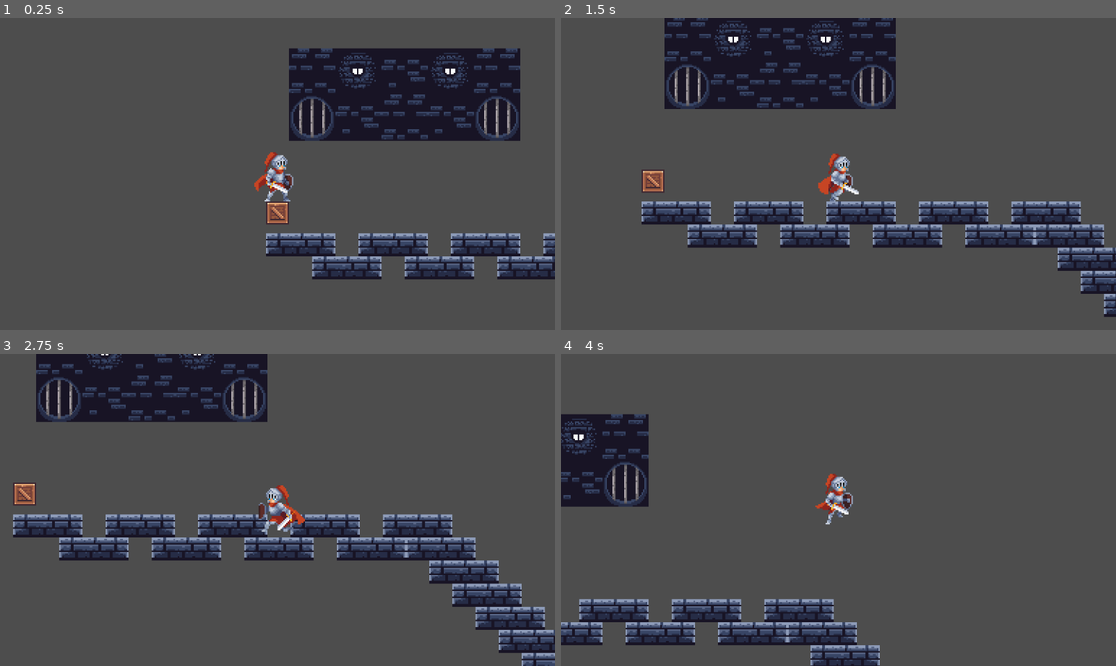
Above: before the commit, frames 1-4 (two rows, left to right).
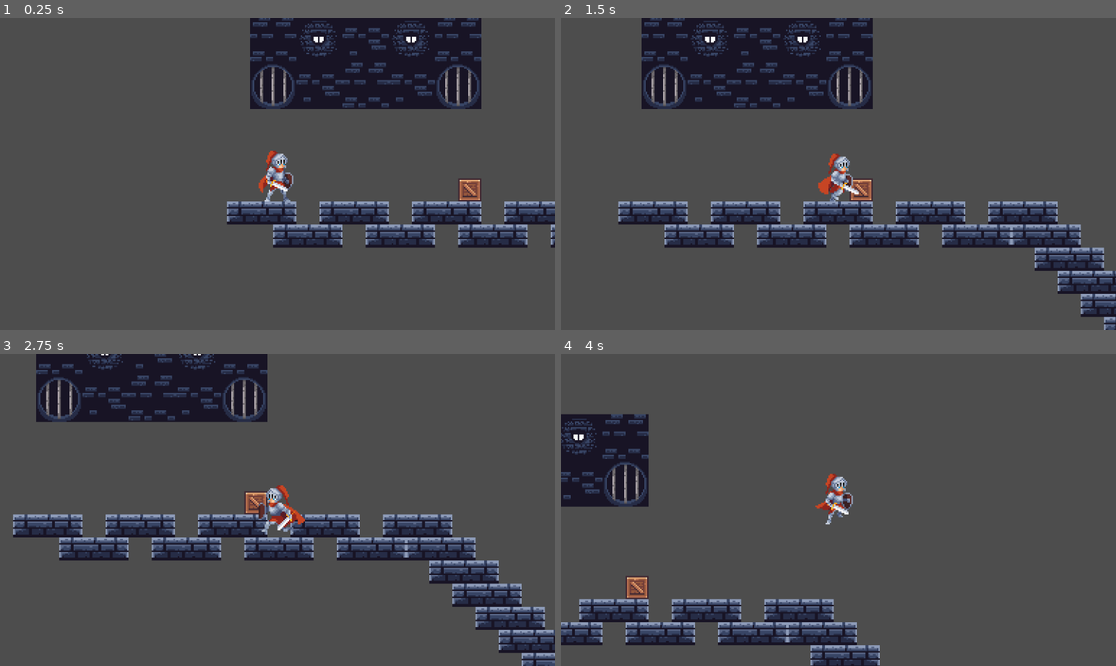
Above: after the commit, the same moments.

Repository: Kitchen-Warrior/Proyecto-MUR
Game: Godot game, scene res://src/scenes/Levels 2 A/level_99_a.tscn
Two runs of this game, one before a commit and one after it. Both use one fixed random seed, a clock stepped at 60 frames per second and the inputs below. This scene is started directly instead of the project's main scene.
Inputs:
- Up to frame 1 (0.25 s): no input
- Up to frame 2 (1.5 s): tap Enter (ui_accept) at 0.5 s; hold D (DERECHA) from 0.53 s (still down); tap Shift (dash) at 0.6, 1.35 s; tap W (JUMP) at 0.77 s
- Up to frame 3 (2.75 s): tap W (JUMP) at 1.52 s; release D (DERECHA) at 2.03 s; hold A (IZQUIERDA) from 2.03 s (still down); tap Shift (dash) at 2.1 s
- Up to frame 4 (4 s): release A (IZQUIERDA) at 2.78 s; hold D (DERECHA) from 2.78 s (still down); tap Shift (dash) at 2.85, 3.6 s; tap W (JUMP) at 3.02, 3.77 s

The runs differ from the first frame. In frame 1, 22% of the frame differs, in the area x 40-100%, y 0-84%; in frame 2, 14%; in frame 3, 0.5%; in frame 4, 0.3%.

Commit message:
probando A lv

Diff:
--- a/src/scenes/Levels 2 A/level_99_a.tscn
+++ b/src/scenes/Levels 2 A/level_99_a.tscn
@@ -1,9 +1,10 @@
-[gd_scene load_steps=11 format=4 uid="uid://he8dokw370op"]
+[gd_scene load_steps=12 format=4 uid="uid://he8dokw370op"]
 
 [ext_resource type="Texture2D" uid="uid://b60uxnuskko13" path="res://_assets/sprites/Dungeon Tile Set.png" id="1_dhrjx"]
 [ext_resource type="PackedScene" uid="uid://4hjaw44ddcfx" path="res://src/scenes/plataforms/square plataform.tscn" id="2_mxfxy"]
 [ext_resource type="Texture2D" uid="uid://cjr2go6eo7lpn" path="res://_assets/sprites/numeros-A.png" id="2_tfg8h"]
 [ext_resource type="PackedScene" uid="uid://6quo72gi5dls" path="res://src/scenes/entities/jugador_mau.tscn" id="3_tfg8h"]
+[ext_resource type="Script" uid="uid://ck4s2xq7nfaco" path="res://src/scripts/plataformas movibles laterales/spawer prueba.gd" id="4_tfg8h"]
 
 [sub_resource type="TileSetAtlasSource" id="TileSetAtlasSource_k6ecs"]
 texture = ExtResource("1_dhrjx")
@@ -338,12 +339,16 @@
 tile_map_data = PackedByteArray("AAAAAAoAAAABAAEAAAABAAoAAAACAAEAAAACAAoAAAADAAEAAAAEAAoAAAABAAEAAAAFAAoAAAACAAEAAAAGAA …(4624 unchanged characters)…
 tile_set = SubResource("TileSet_2ahyd")
 
-[node name="Node2D" parent="TileMapsLayers/MiddleGround" instance=ExtResource("2_mxfxy")]
-position = Vector2(8, 146)
+[node name="scuare" parent="TileMapsLayers/MiddleGround" instance=ExtResource("2_mxfxy")]
+position = Vector2(168, 152)
+
+[node name="spawner" type="Node2D" parent="TileMapsLayers/MiddleGround"]
+script = ExtResource("4_tfg8h")
+offset_inicial = 600.075
 
 [node name="Frame" type="TileMapLayer" parent="TileMapsLayers"]
 
 [node name="TileMapLayer" type="TileMapLayer" parent="."]
 
 [node name="jugador_mau" parent="." instance=ExtResource("3_tfg8h")]
-position = Vector2(8, 117)
+position = Vector2(35, 132)
